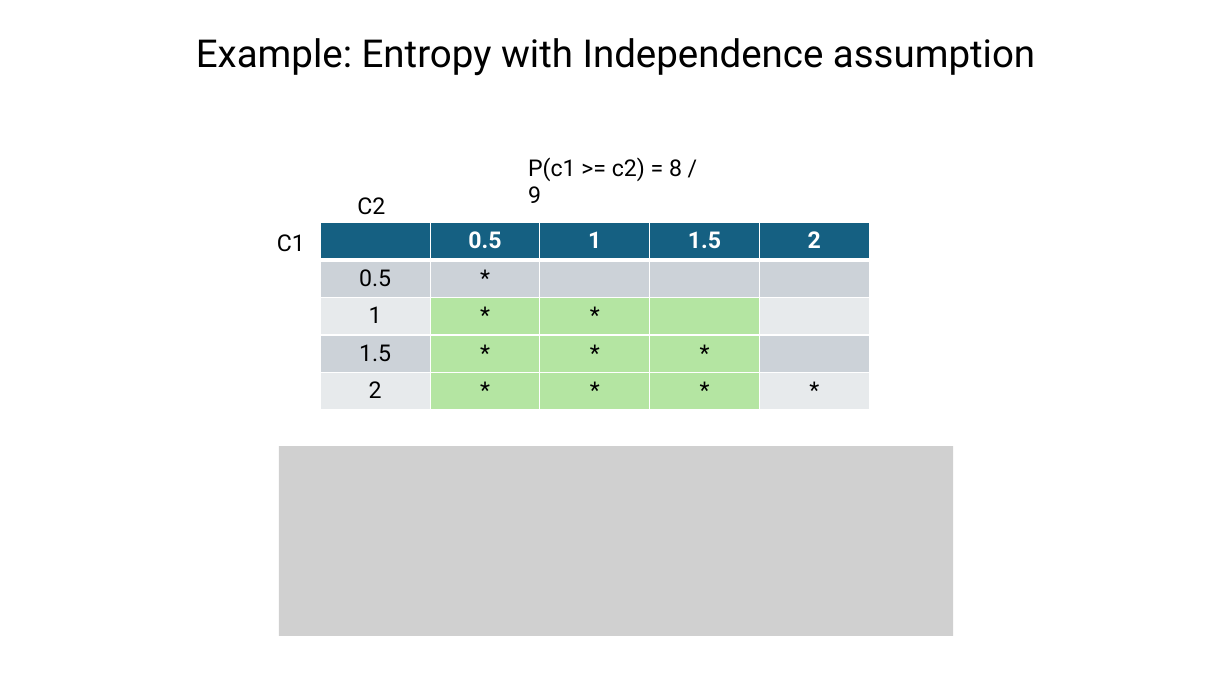
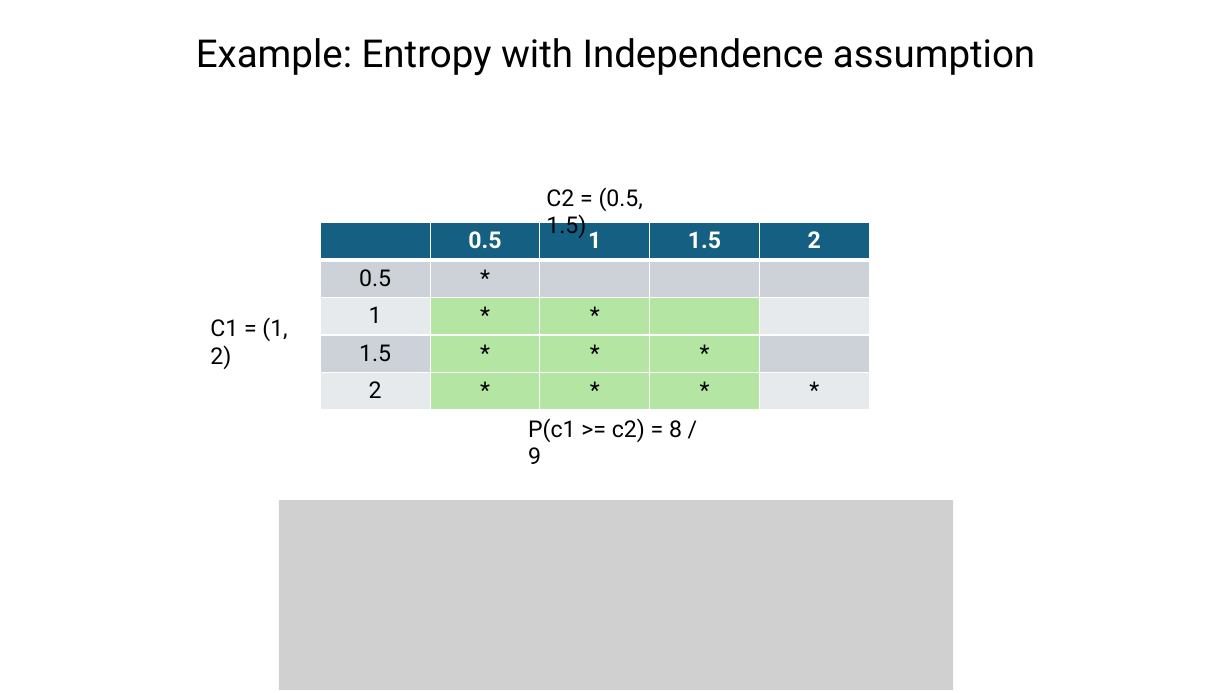
Before and after one commit to sohrabnamazinia/Personalized-Top-K-Set-Queries, a slide deck: slide 33 of rankingwithLLM.pptx. Drawn at 1232x693 pixels with LibreOffice and Linux fonts; fonts in the diff are those of the drawing; grey boxes stand for pictures. Boxes give left, top, right and bottom in pixels: in the first picture for what was removed or moved away, otherwise in the second. Text is boxed around its words. In the diff, an @@ line names an element or a change of style, - is before the commit and + after.

```diff
--- a/rankingwithLLM.pptx
+++ b/rankingwithLLM.pptx
@@ text at bbox=[546, 187, 643, 238]: text changed @@
-C2
+C2 = (0.5, 1.5)
@@ text at bbox=[210, 317, 287, 369]: text changed @@
-C1
+C1 = (1, 2)
@@ text "P(c1 >= c2) = 8 ...": place and size @@
-text "P(c1 >= c2) = 8 ..." at bbox=[528, 157, 682, 203]
+text "P(c1 >= c2) = 8 ..." at bbox=[528, 418, 682, 464]
@@ picture: place and size @@
-picture at bbox=[279, 446, 954, 636]
+picture at bbox=[279, 500, 954, 689]
```
Also in this commit, not shown: 3 other slides changed, 1 slide added, 3 other files.
